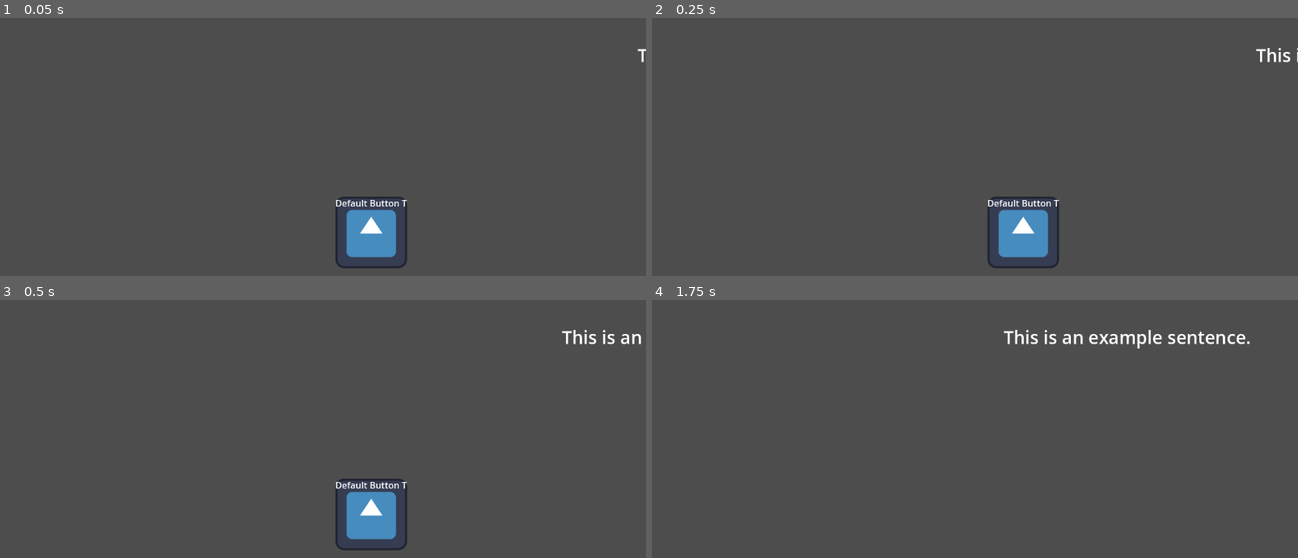
Above: before the commit, frames 1-4 (two rows, left to right).
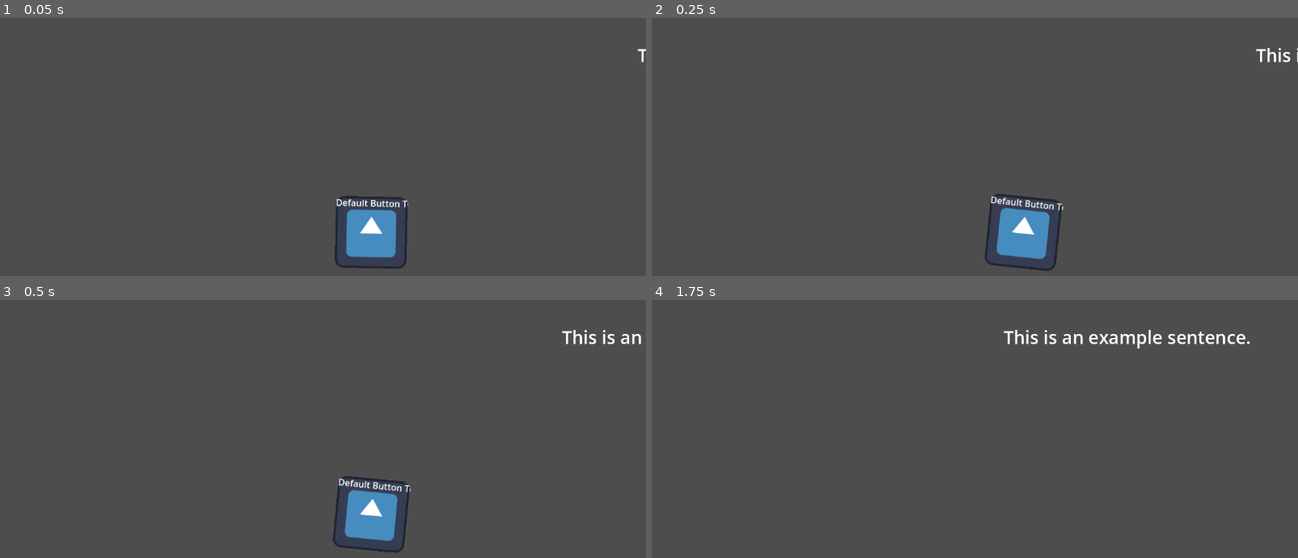
Above: after the commit, the same moments.

Repository: rdp1070/puppettalkbubbles
Game: Godot game, scene res://scenes/main.tscn
The game is run twice, just before and just after one commit, with the same random seed, the same clock (stepped at 60 frames per second) and the same inputs. The engine's default icon, where the game draws it, is replaced by a stand-in: a white triangle on a blue panel in a dark square.
Inputs:
- Up to frame 1 (0.05 s): no input
- Up to frame 2 (0.25 s): no input
- Up to frame 3 (0.5 s): no input
- Up to frame 4 (1.75 s): click "Default Button Text" at 0.5 s

The runs differ from the first frame. In frame 1, 0.2% of the frame differs, in the area x 51-64%, y 68-95%; in frame 2, 0.8%, in the area x 51-64%, y 68-99%; in frame 3, 0.7%; in frame 4, nothing differs.

Commit message:
Update textBubbles to wiggle

Diff:
--- a/scenes/textBubble.tscn
+++ b/scenes/textBubble.tscn
@@ -21,6 +21,7 @@
 layout_mode = 0
 offset_right = 40.0
 offset_bottom = 40.0
+mouse_filter = 2
 fit_content = true
 scroll_active = false
 autowrap_mode = 0
--- a/scripts/TextBubble.gd
+++ b/scripts/TextBubble.gd
@@ -4,6 +4,8 @@
 @onready var text_Label:RichTextLabel = $TextureButton/RichTextLabel
 @export var correctness:int = 0
 var disabled:bool = false
+@export var wiggle_speed:float = .02
+var max_wiggle = .15
 
 var startingPosition:Vector2 = Vector2.ZERO
 
@@ -16,10 +18,14 @@
 
 # Called every frame. 'delta' is the elapsed time since the previous frame.
 func _process(delta: float) -> void:
-	wiggle()
+	wiggle(delta)
 	pass
 
-func wiggle() -> void:
+func wiggle(delta: float) -> void:
+	# wiggle on direction until you meet the target, then go the other direction.
+	if (abs(self.rotation) >= abs(max_wiggle)):
+		max_wiggle = -1 * max_wiggle
+	self.rotation = lerpf(self.rotation, PI/max_wiggle, (wiggle_speed * delta))
 	pass
 
 func setUp() -> void:
